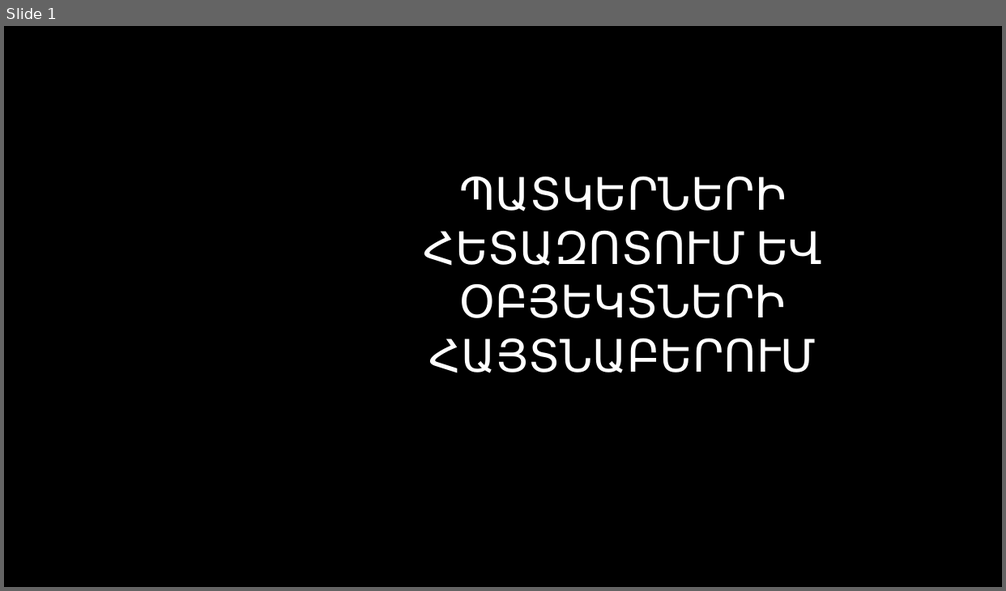
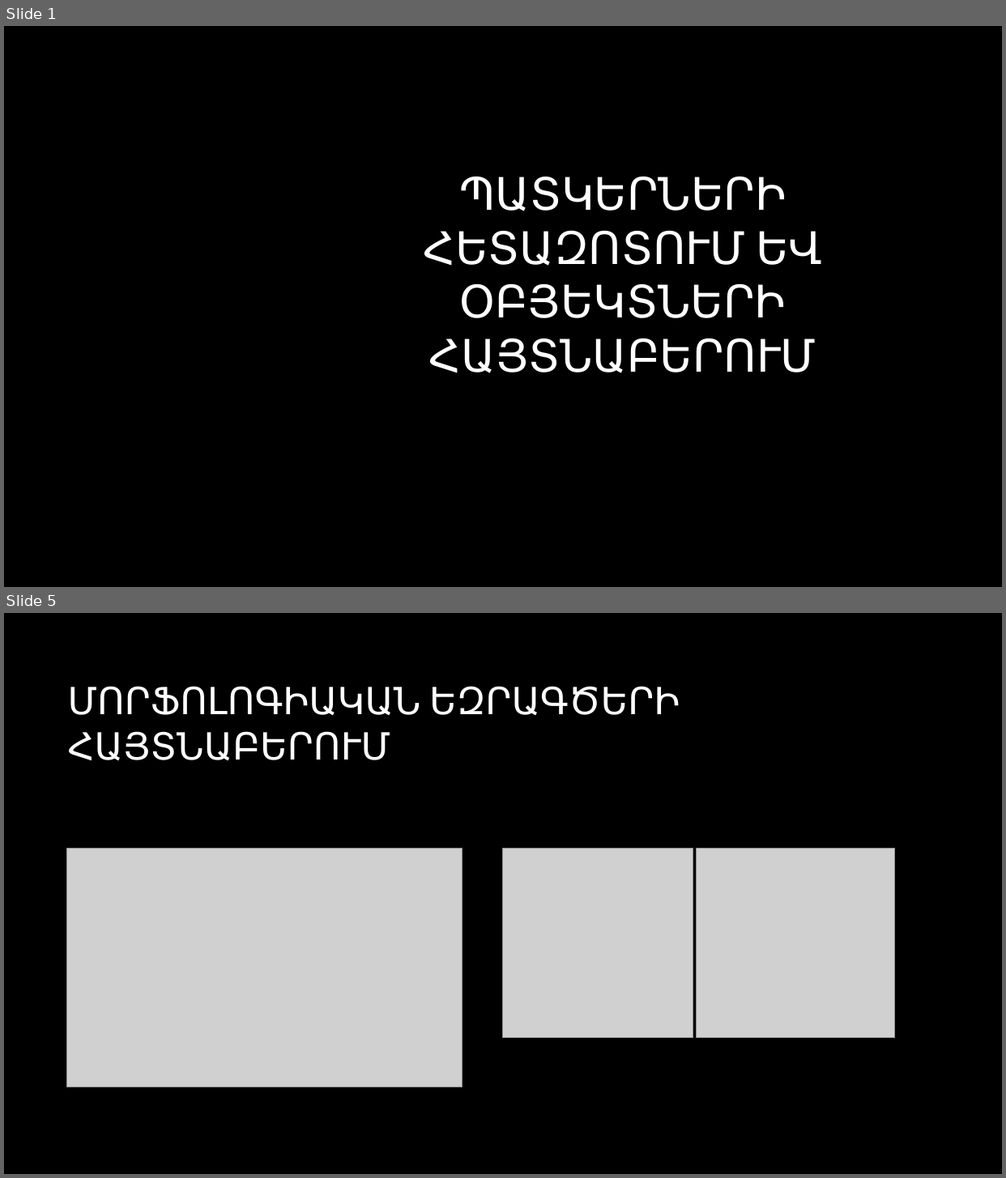
Before and after one commit to CGevorg/OpenKrypton, a slide deck: presentation/Presentation.pptx. Shown one above the other, each under a label of ours: slide 1 before the commit, slides 1 and 5 after it; the slides between them are not shown. The pictures are 1006x591 and 1006x1178 pixels, drawn with LibreOffice and Linux fonts; fonts in the diff are those of the drawing; grey boxes stand for pictures; background and template pictures are left out. Boxes give left, top, right and bottom in pixels: in the first picture for what was removed or moved away, otherwise in the second. Text is boxed around its words. In the diff, an @@ line names an element or a change of style, - is before the commit and + after.

```diff
--- a/presentation/Presentation.pptx
+++ b/presentation/Presentation.pptx
@@ slide 5 added at [4,613,1002,1174], background picture (left out) @@
@@ title added at [68,686,680,760], 36 pt, text #FFFFFF @@
+ՄՈՐՖՈԼՈԳԻԱԿԱՆ ԵԶՐԱԳԾԵՐԻ ՀԱՅՏՆԱԲԵՐՈՒՄ
@@ picture added at [67,848,462,1087] @@
@@ picture added at [503,848,693,1038] @@
@@ picture added at [697,848,895,1038] @@
```
Also in this commit, not shown: 2 slides changed, 16 other slides added, 1 slide removed, 1 other file.
